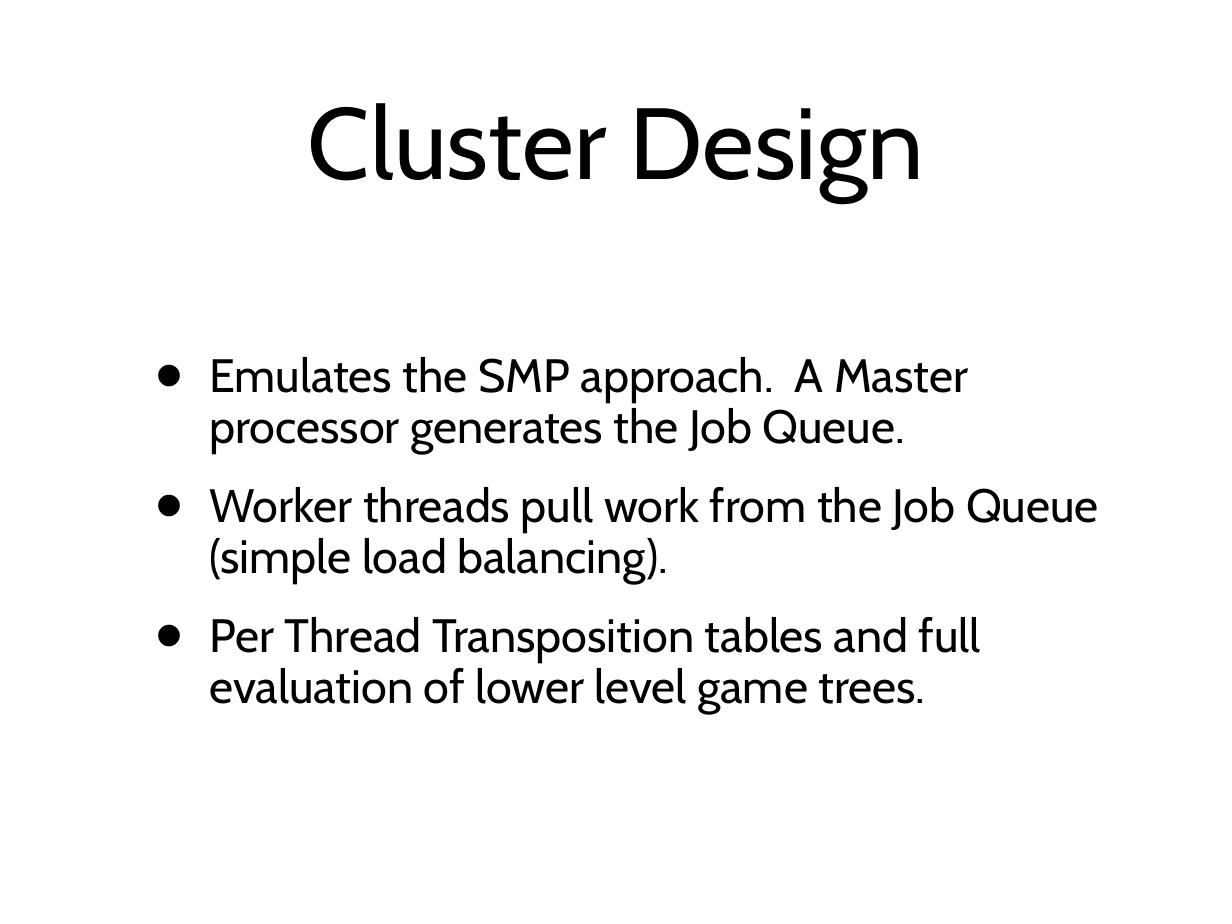
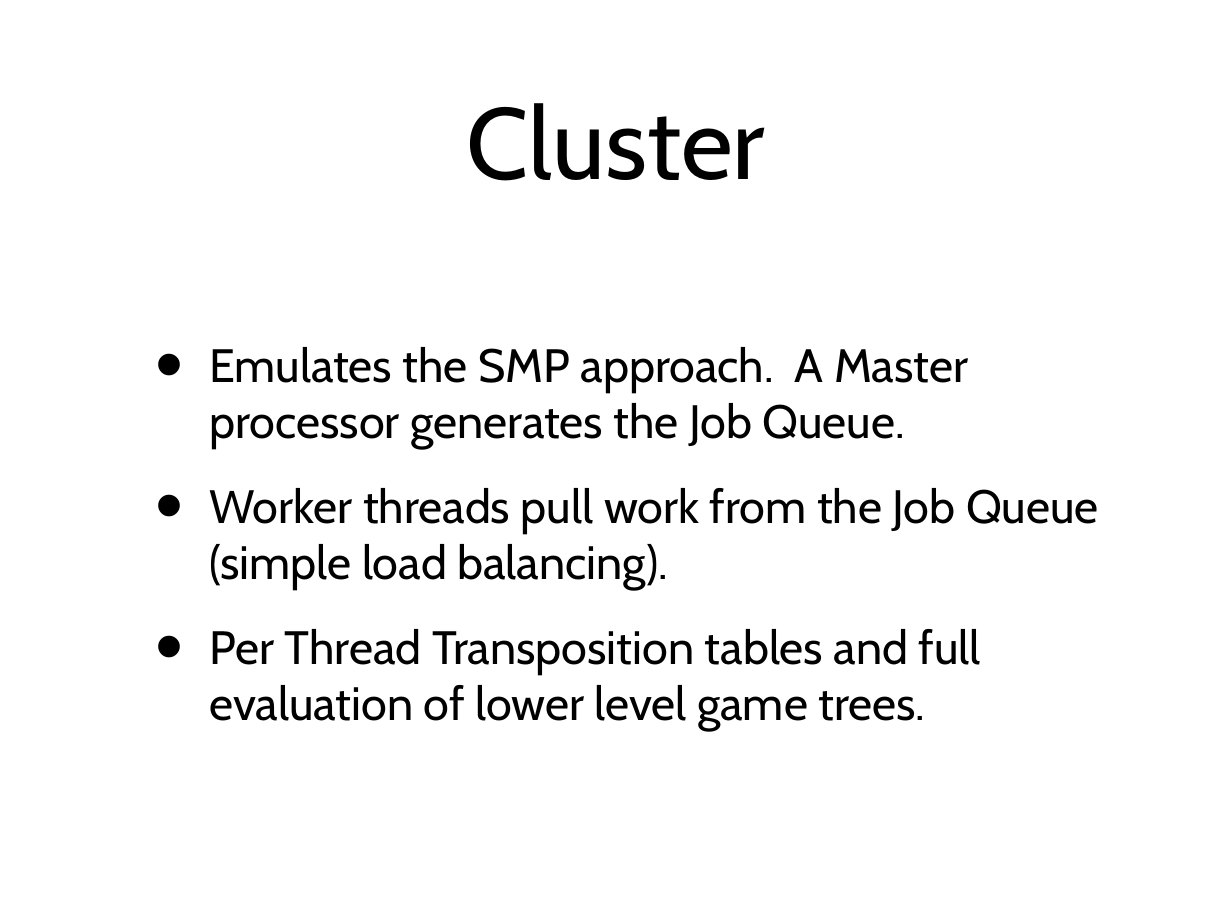
Before and after one commit to amod0017/rit-othello, a slide deck: slide 32 of Othello/other/Othello-Presentation-2.ppt (slide 24 before the commit). Drawn at 1232x924 pixels with LibreOffice and Linux fonts; fonts in the diff are those of the drawing. Boxes give left, top, right and bottom in pixels: in the first picture for what was removed or moved away, otherwise in the second. Text is boxed around its words. In the diff, an @@ line names an element or a change of style, - is before the commit and + after.

```diff
--- a/Othello/other/Othello-Presentation-2.ppt
+++ b/Othello/other/Othello-Presentation-2.ppt
@@ title at [467,103,766,181]: text changed @@
-Cluster Design
+Cluster
@@ text "Emulates the SMP approach. A ..." at [209,347,1099,732]: line spacing 0.9 to 1 @@
```
Also in this commit, not shown: 10 other slides changed, 19 slides added, 11 slides removed.
